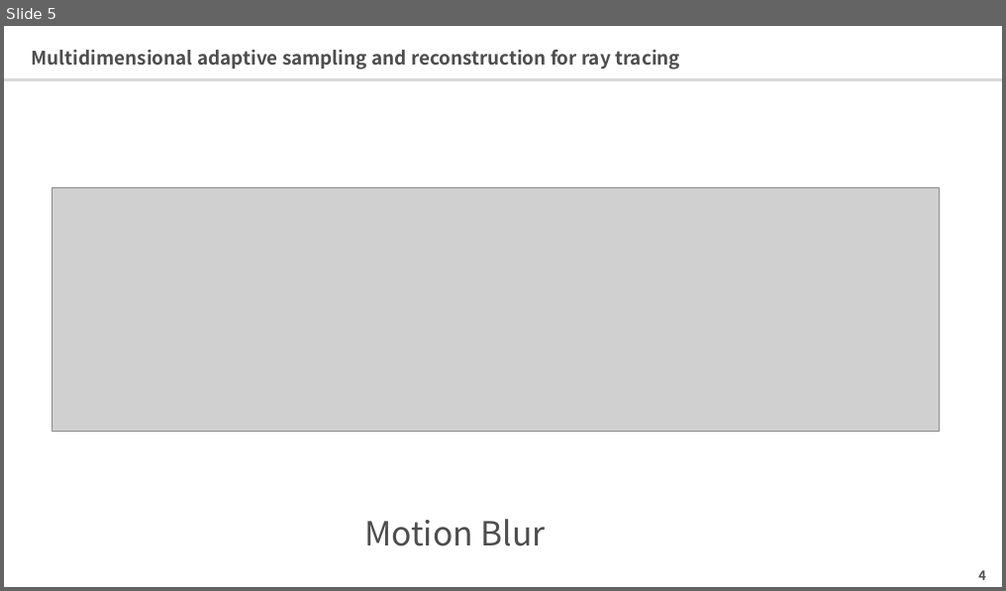
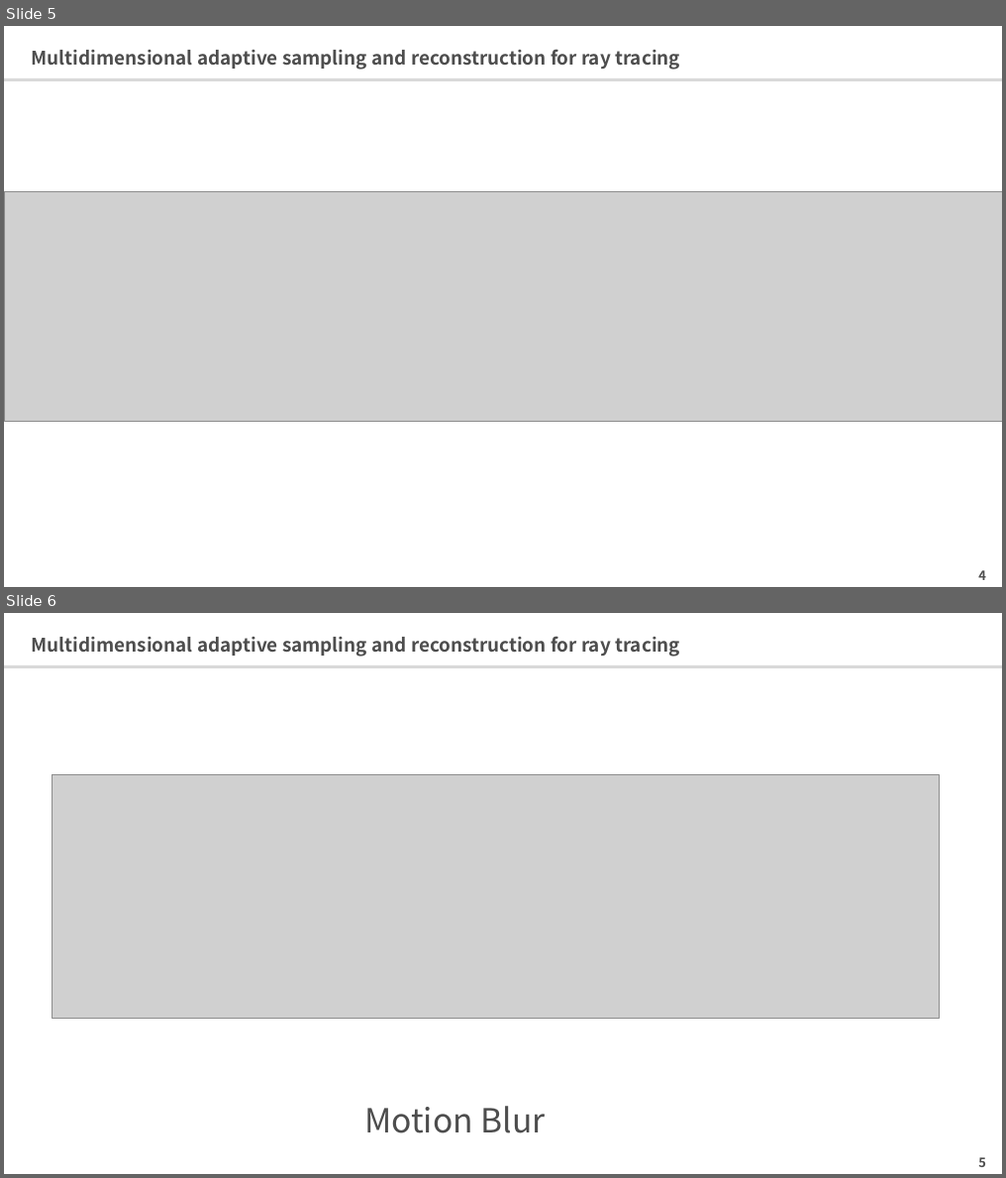
Before and after one commit to 0V/survey-paper-rendering, a slide deck: ppts/filter/Multidimensional Adaptive Sampling and Reconstruction for Ray Tracing.pptx. Shown one above the other, each under a label of ours: slide 5 before the commit, slides 5 and 6 after it. The pictures are 1006x591 and 1006x1178 pixels, drawn with LibreOffice and Linux fonts; fonts in the diff are those of the drawing; grey boxes stand for pictures. Boxes give left, top, right and bottom in pixels: in the first picture for what was removed or moved away, otherwise in the second. Text is boxed around its words. In the diff, an @@ line names an element or a change of style, - is before the commit and + after.

```diff
--- a/ppts/filter/Multidimensional Adaptive Sampling and Reconstruction for Ray Tracing.pptx
+++ b/ppts/filter/Multidimensional Adaptive Sampling and Reconstruction for Ray Tracing.pptx
@@ slide 5 added at (4,26,1002,587), background #FFFFFF; not listed: 1 template element that a slide beside it also shows @@
@@ title added at (32,49,680,70), 18 pt, text #4D4D4D, bold @@
+Multidimensional adaptive sampling and reconstruction for ray tracing
@@ picture added at (4,191,1002,421) @@
@@ page number added at (978,570,986,580), 12.3 pt, text #4D4D4D, bold @@
+4
@@ what was slide 5 is now slide 6 @@
@@ page number at (978,1157,986,1167): text changed @@
-4
+5
```
Also in this commit, not shown: 2 slides changed.
